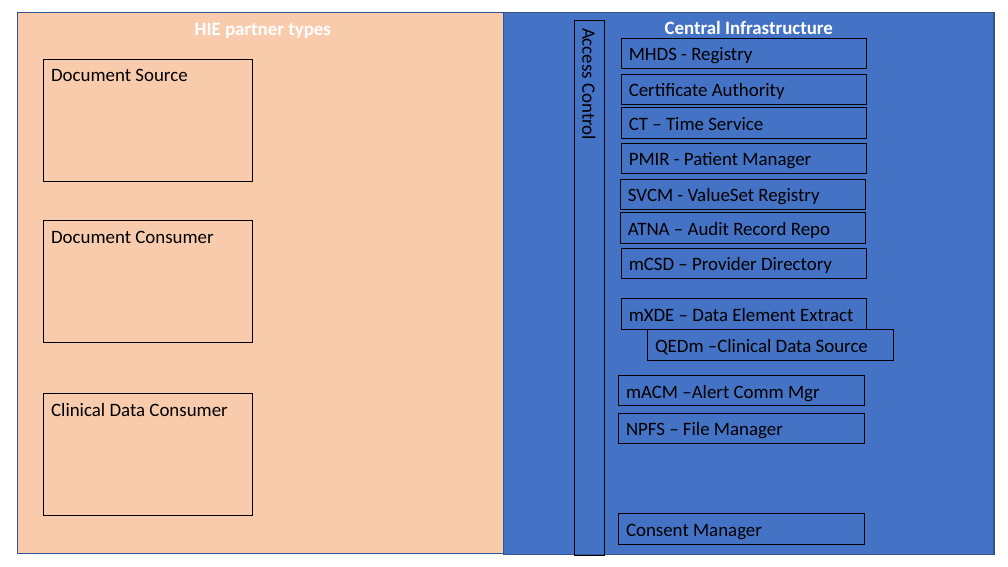
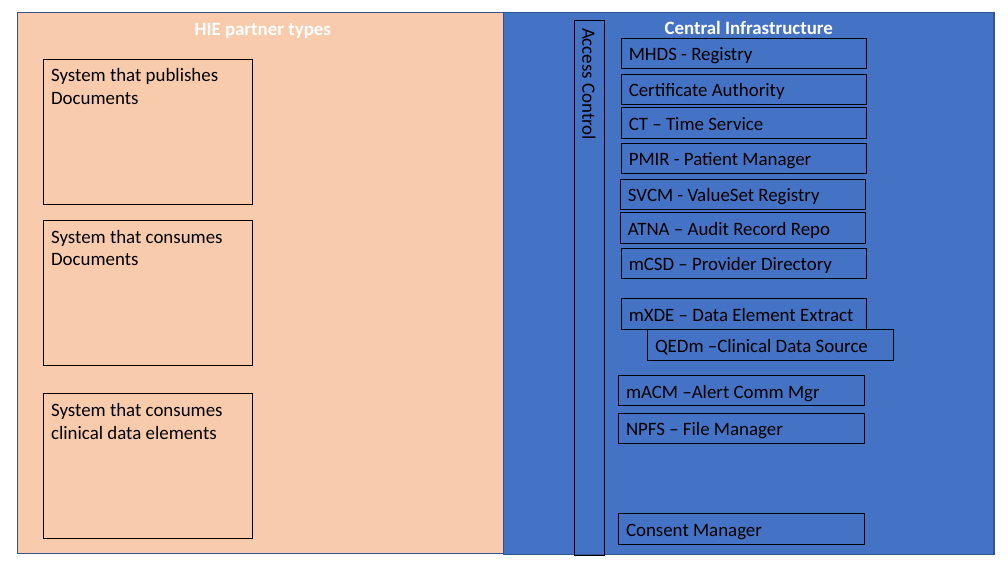
Before and after one commit to IHE/IT-Infrastructure, a slide deck: slide 1 of MHDS/Diagrams.pptx. Drawn at 1008x567 pixels with LibreOffice and Linux fonts; fonts in the diff are those of the drawing. Boxes give left, top, right and bottom in pixels: in the first picture for what was removed or moved away, otherwise in the second. Text is boxed around its words. In the diff, an @@ line names an element or a change of style, - is before the commit and + after.

```diff
--- a/MHDS/Diagrams.pptx
+++ b/MHDS/Diagrams.pptx
@@ rectangle "System that publishes Documents": place and size @@
-rectangle "System that publishes Documents" at [44,59,253,181]
+rectangle "System that publishes Documents" at [44,59,253,204]
@@ text in rectangle at [51,68,218,104]: text changed @@
-Document Source
+System that publishes Documents
@@ rectangle "System that consumes Documents": place and size @@
-rectangle "System that consumes Documents" at [44,221,253,343]
+rectangle "System that consumes Documents" at [44,221,253,366]
@@ text in rectangle at [51,230,223,265]: text changed @@
-Document Consumer
+System that consumes Documents
@@ rectangle "System that consumes clinical data ...": place and size @@
-rectangle "System that consumes clinical data ..." at [44,394,253,516]
+rectangle "System that consumes clinical data ..." at [44,394,253,539]
@@ text in rectangle at [51,403,223,439]: text changed @@
-Clinical Data Consumer
+System that consumes clinical data elements
```
Also in this commit, not shown: 1 other file.
